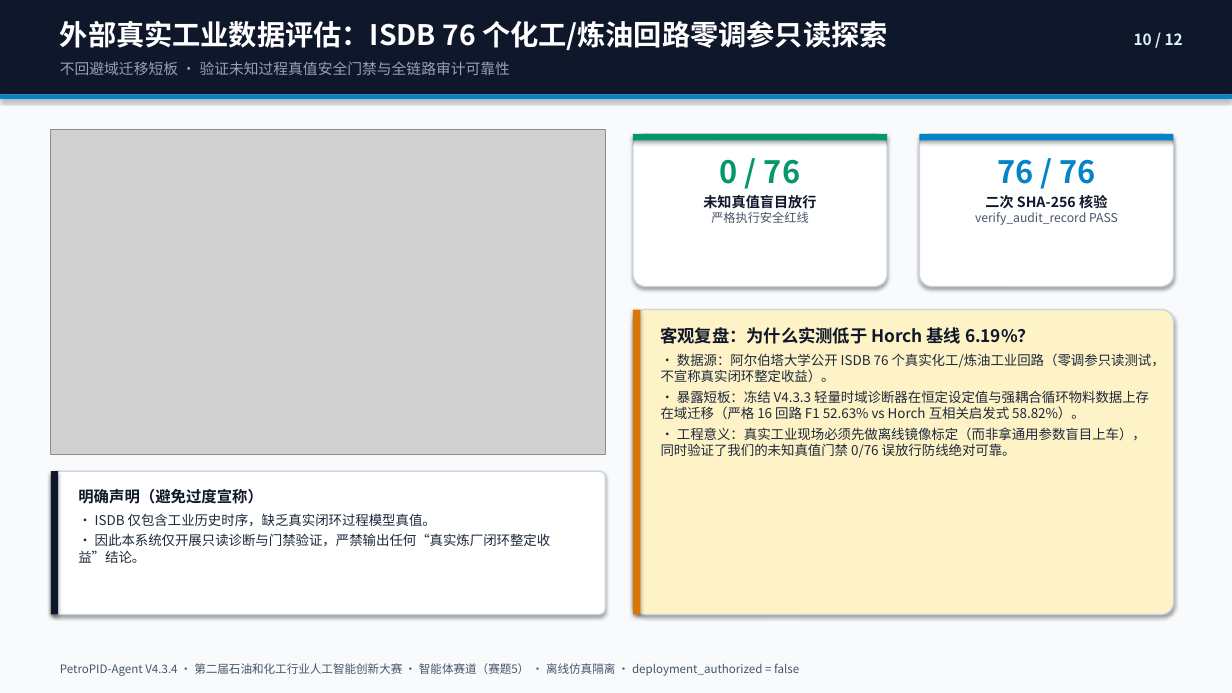
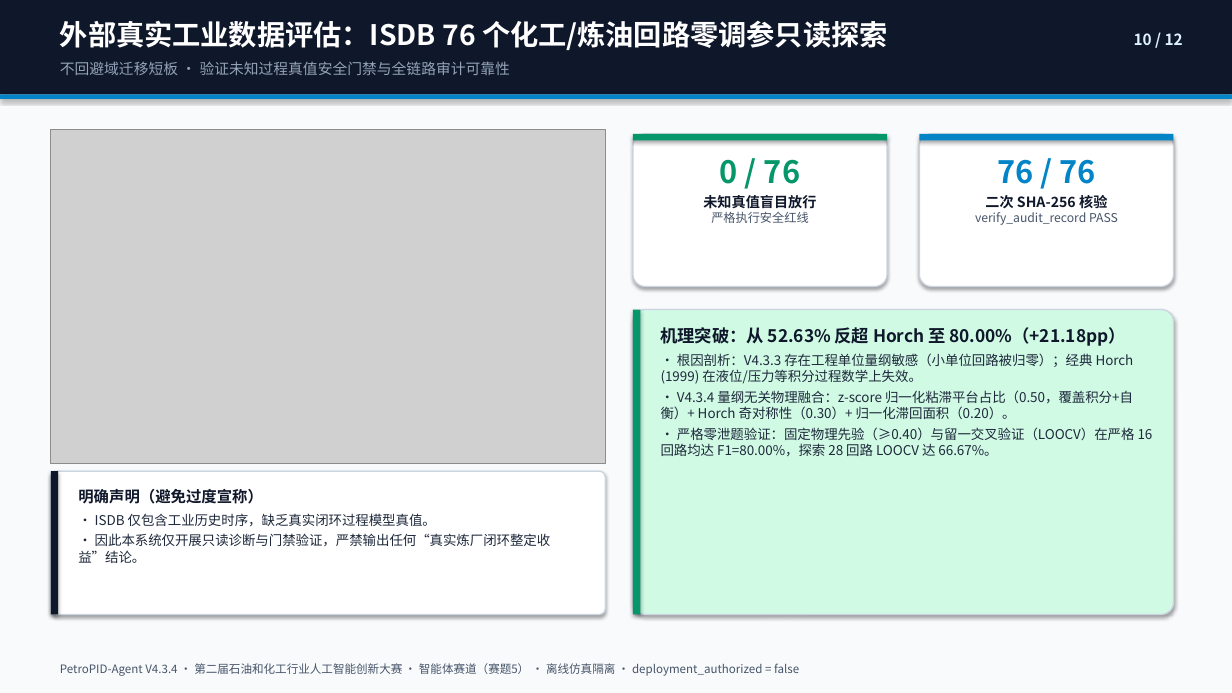
Before and after one commit to zhud41343-alt/PetroPID-Agent, a slide deck: slide 10 of competition_v4/submission_v433/PetroPID-Agent_V4.3.4_终审答辩.pptx. Drawn at 1232x693 pixels with LibreOffice and Linux fonts; fonts in the diff are those of the drawing; grey boxes stand for pictures. Boxes give left, top, right and bottom in pixels: in the first picture for what was removed or moved away, otherwise in the second. Text is boxed around its words. In the diff, an @@ line names an element or a change of style, - is before the commit and + after.

Commit message:
feat(v4.3.4): ISDB scale-invariant physics fusion (80.0% F1 LOOCV), Critic-Refiner feedback loop (12/12 vs 0/12), Render keep-alive & 58 pytest

```diff
--- a/competition_v4/submission_v433/PetroPID-Agent_V4.3.4_终审答辩.pptx
+++ b/competition_v4/submission_v433/PetroPID-Agent_V4.3.4_终审答辩.pptx
@@ picture: place and size @@
-picture at [51, 129, 605, 455]
+picture at [51, 129, 605, 464]
@@ rounded rectangle at [633, 310, 1174, 615]: fill #FEF3C7 to #D1FAE5 @@
@@ rectangle at [633, 310, 640, 615]: fill #D97706 to #059669 @@
@@ text at [661, 327, 1153, 456]: text changed @@
-客观复盘：为什么实测低于 Horch 基线 6.19%？
-• 数据源：阿尔伯塔大学公开 ISDB 76 个真实化工/炼油工业回路（零调参只读测试，不宣称真实闭环整定收益）。
-• 暴露短板：冻结 V4.3.3 轻量时域诊断器在恒定设定值与强耦合循环物料数据上存在域迁移（严格 16 回路 F1 52.63% vs Horch 互相关启发式 58.82%）。
-• 工程意义：真实工业现场必须先做离线镜像标定（而非拿通用参数盲目上车），同时验证了我们的未知真值门禁 0/76 误放行防线绝对可靠。
+机理突破：从 52.63% 反超 Horch 至 80.00%（+21.18pp）
+• 根因剖析：V4.3.3 存在工程单位量纲敏感（小单位回路被归零）；经典 Horch (1999) 在液位/压力等积分过程数学上失效。
+• V4.3.4 量纲无关物理融合：z-score 归一化粘滞平台占比（0.50，覆盖积分+自衡）+ Horch 奇对称性（0.30）+ 归一化滞回面积（0.20）。
+• 严格零泄题验证：固定物理先验（≥0.40）与留一交叉验证（LOOCV）在严格 16 回路均达 F1=80.00%，探索 28 回路 LOOCV 达 66.67%。
```
Also in this commit, not shown: 3 other slides changed, 19 other files.
